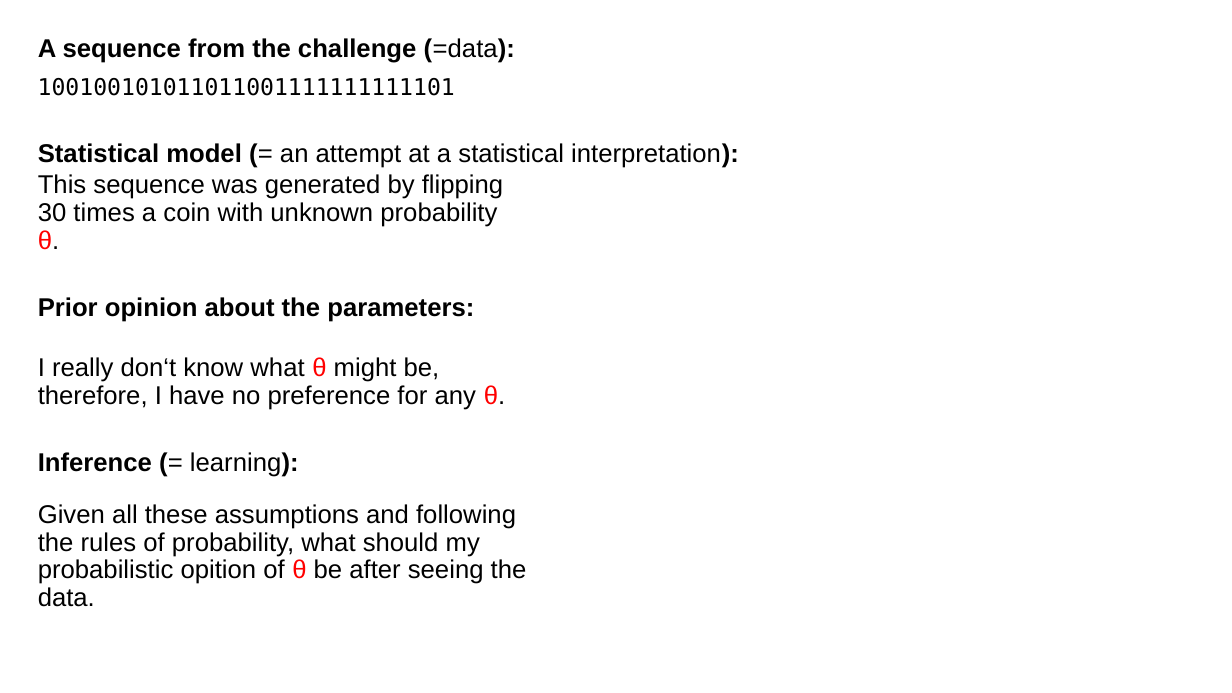
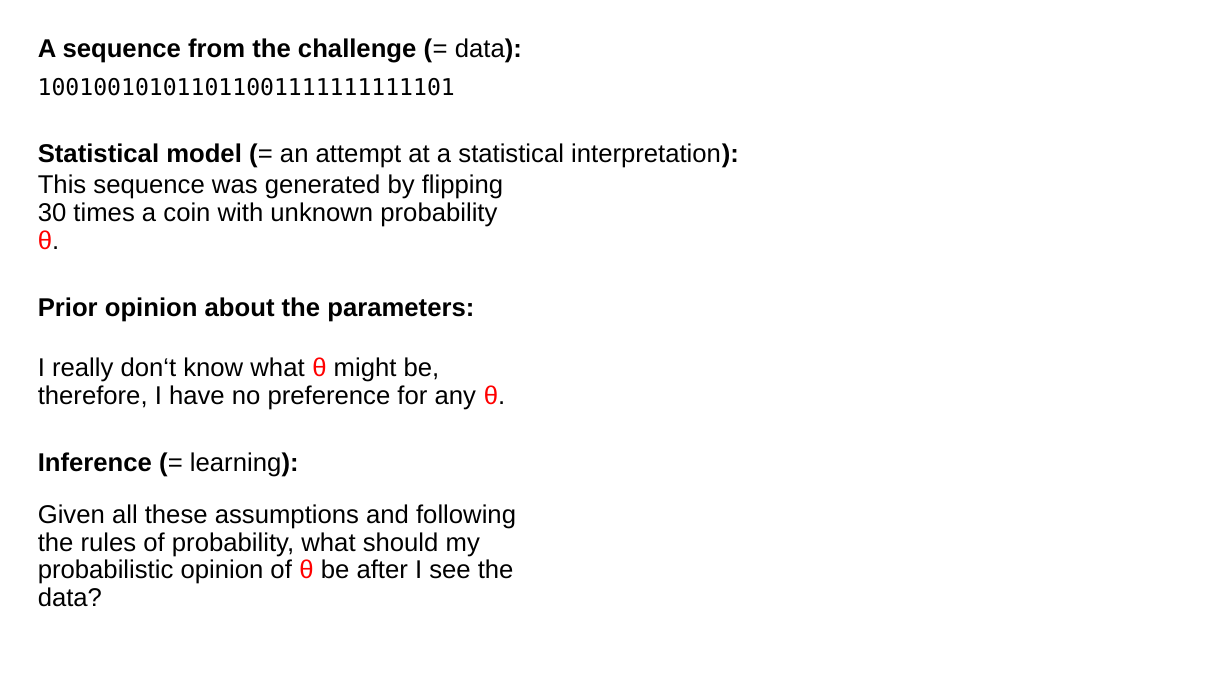
Before and after one commit to bstatcomp/ppworkshop, a slide deck: slide 30 of Slides/slides.pptx (slide 28 before the commit). Drawn at 1232x693 pixels with LibreOffice and Linux fonts; fonts in the diff are those of the drawing. Boxes give left, top, right and bottom in pixels: in the first picture for what was removed or moved away, otherwise in the second. Text is boxed around its words. In the diff, an @@ line names an element or a change of style, - is before the commit and + after.

Commit message:
- Fixed slides.

```diff
--- a/Slides/slides.pptx
+++ b/Slides/slides.pptx
@@ text at (38,38,522,63): spaces changed @@
-A sequence from the challenge (=data):
+A sequence from the challenge (= data):
@@ text at (38,504,516,607): text changed @@
-Given all these assumptions and following the rules of probability, what should my probabilistic opition of θ be after seeing the data.
+Given all these assumptions and following the rules of probability, what should my probabilistic opinion of θ be after I see the data?
```
Also in this commit, not shown: 9 other slides changed, 5 slides added, 2 slides removed, 1 other file.
